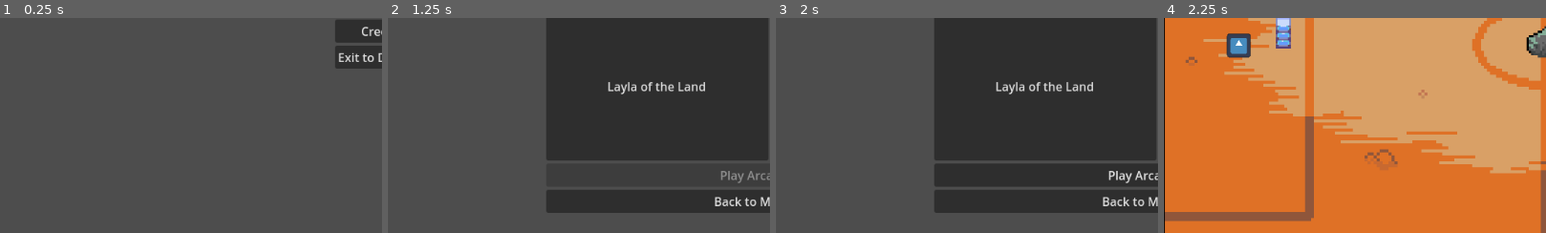
Above: before the commit, frames 1-4 (left to right).
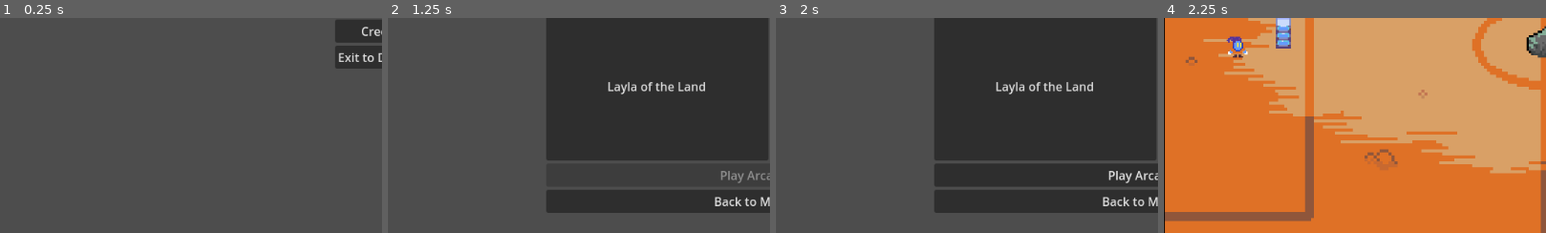
Above: after the commit, the same moments.

Repository: Imahilus/ArcanePong
Game: Godot game, scene res://Scenes/ScreenManager/ScreenManager.tscn
Same seed, same stepped clock (60 frames per second), same inputs: the game is played once before the commit and once after it. The engine's default icon, where the game draws it, is replaced by a stand-in: a white triangle on a blue panel in a dark square.
Inputs:
- Up to frame 1 (0.25 s): no input
- Up to frame 2 (1.25 s): click "Play Game" at 0.5 s
- Up to frame 3 (2 s): click "Centauri the Sleepy Star" at 1.25 s
- Up to frame 4 (2.25 s): click "Play Arcane Pong" at 2 s
The pictures show only the part of the screen within x 0-50%, y 50-100%; the shares and areas given below are measured in that part.

Frames 1-3 are identical in both runs. In frame 4, 0.7% of the frame differs, in the area x 16-23%, y 7-19%.

Commit message:
Animation update and creation of secondary particle system

Diff:
--- a/Scenes/Game/Wizard.gd
+++ b/Scenes/Game/Wizard.gd
@@ -61,6 +61,15 @@
 	else:
 		velocity = bumped
 
+	if direction == Vector2.ZERO:
+		$Sprite.play("idle")
+	else:
+		$Sprite.play("run")
+		if direction[0] < 0:
+			$Sprite.scale.x = -2
+		elif direction[0] > 0:
+			$Sprite.scale.x = 2
+
 	move_and_slide()
 	#Restrict the wizard from leaving the platform rectangle
 	position.x = clamp(position.x, _platform.position.x + $CollisionShape2D.shape.radius, _platform.position.x + _platform.get_node("CollisionShape2D").shape.size.x - $CollisionShape2D.shape.radius)
--- a/Scenes/Game/Wizard.tscn
+++ b/Scenes/Game/Wizard.tscn
@@ -1,8 +1,78 @@
-[gd_scene load_steps=7 format=3 uid="uid://qc1m1wloleov"]
+[gd_scene load_steps=17 format=3 uid="uid://qc1m1wloleov"]
 
 [ext_resource type="Script" path="res://Scenes/Game/Wizard.gd" id="1_ffral"]
 [ext_resource type="Texture2D" uid="uid://brlps1b7y47en" path="res://icon.svg" id="2_llbgg"]
 [ext_resource type="Script" path="res://Scripts/PhysicsModifications.gd" id="3_n64q3"]
+[ext_resource type="Texture2D" uid="uid://xvkrumaii5h5" path="res://Resources/Sprites/wizard16x16.png" id="3_ot0g4"]
+
+[sub_resource type="AtlasTexture" id="AtlasTexture_40yuj"]
+atlas = ExtResource("3_ot0g4")
+region = Rect2(0, 0, 16, 16)
+
+[sub_resource type="AtlasTexture" id="AtlasTexture_xlr4j"]
+atlas = ExtResource("3_ot0g4")
+region = Rect2(16, 0, 16, 16)
+
+[sub_resource type="AtlasTexture" id="AtlasTexture_4u3fl"]
+atlas = ExtResource("3_ot0g4")
+region = Rect2(32, 0, 16, 16)
+
+[sub_resource type="AtlasTexture" id="AtlasTexture_aeyw1"]
+atlas = ExtResource("3_ot0g4")
+region = Rect2(48, 0, 16, 16)
+
+[sub_resource type="AtlasTexture" id="AtlasTexture_soy0c"]
+atlas = ExtResource("3_ot0g4")
+region = Rect2(64, 0, 16, 16)
+
+[sub_resource type="AtlasTexture" id="AtlasTexture_nuy1n"]
+atlas = ExtResource("3_ot0g4")
+region = Rect2(80, 0, 16, 16)
+
+[sub_resource type="AtlasTexture" id="AtlasTexture_b66b5"]
+atlas = ExtResource("3_ot0g4")
+region = Rect2(96, 0, 16, 16)
+
+[sub_resource type="AtlasTexture" id="AtlasTexture_bo6en"]
+atlas = ExtResource("3_ot0g4")
+region = Rect2(112, 0, 16, 16)
+
+[sub_resource type="SpriteFrames" id="SpriteFrames_op1hu"]
+animations = [{
+"frames": [{
+"duration": 1.0,
+"texture": SubResource("AtlasTexture_40yuj")
+}],
+"loop": true,
+"name": &"idle",
+"speed": 5.0
+}, {
+"frames": [{
+"duration": 1.0,
+"texture": SubResource("AtlasTexture_xlr4j")
+}, {
+"duration": 1.0,
+"texture": SubResource("AtlasTexture_4u3fl")
+}, {
+"duration": 1.0,
+"texture": SubResource("AtlasTexture_aeyw1")
+}, {
+"duration": 1.0,
+"texture": SubResource("AtlasTexture_soy0c")
+}, {
+"duration": 1.0,
+"texture": SubResource("AtlasTexture_nuy1n")
+}, {
+"duration": 1.0,
+"texture": SubResource("AtlasTexture_b66b5")
+}, {
+"duration": 1.0,
+"texture": SubResource("AtlasTexture_bo6en")
+}],
+"loop": true,
+"name": &"run",
+"speed": 12.0
+}]
 
 [sub_resource type="CircleShape2D" id="CircleShape2D_l0d77"]
 radius = 16.0
@@ -17,12 +87,19 @@
 script = ExtResource("1_ffral")
 
 [node name="TextureRect" type="TextureRect" parent="."]
+visible = false
 offset_left = -16.0
 offset_top = -16.0
 offset_right = 112.0
 offset_bottom = 112.0
 scale = Vector2(0.25, 0.25)
 texture = ExtResource("2_llbgg")
+
+[node name="Sprite" type="AnimatedSprite2D" parent="."]
+scale = Vector2(2, 2)
+sprite_frames = SubResource("SpriteFrames_op1hu")
+animation = &"idle"
+autoplay = "idle"
 
 [node name="CollisionShape2D" type="CollisionShape2D" parent="."]
 shape = SubResource("CircleShape2D_l0d77")
--- a/Scenes/Projectiles/ProjectileFireball.tscn
+++ b/Scenes/Projectiles/ProjectileFireball.tscn
@@ -71,6 +71,39 @@
 [sub_resource type="CircleShape2D" id="CircleShape2D_1ft0j"]
 radius = 8.0
 
+[sub_resource type="Gradient" id="Gradient_elwad"]
+offsets = PackedFloat32Array(0.25, 0.550802, 0.791444)
+colors = PackedColorArray(1, 1, 0, 1, 1, 0, 0, 1, 0.320616, 0.00126016, 0.666909, 1)
+
+[sub_resource type="GradientTexture1D" id="GradientTexture1D_egagc"]
+gradient = SubResource("Gradient_elwad")
+
+[sub_resource type="Curve" id="Curve_jdlbt"]
+_data = [Vector2(0, 1), 0.0, 0.0, 0, 0, Vector2(1, 0.263736), 0.0, 0.0, 0, 0]
+point_count = 2
+
+[sub_resource type="CurveTexture" id="CurveTexture_iiceq"]
+curve = SubResource("Curve_jdlbt")
+
+[sub_resource type="ParticleProcessMaterial" id="ParticleProcessMaterial_vgqn8"]
+lifetime_randomness = 0.5
+particle_flag_disable_z = true
+emission_shape = 1
+emission_sphere_radius = 8.0
+direction = Vector3(-1, 0, 0)
+spread = 110.0
+initial_velocity_min = 120.0
+initial_velocity_max = 240.0
+angular_velocity_min = -100.0
+angular_velocity_max = 100.0
+gravity = Vector3(0, 0, 0)
+scale_min = 5.0
+scale_max = 10.0
+scale_curve = SubResource("CurveTexture_iiceq")
+color_ramp = SubResource("GradientTexture1D_egagc")
+hue_variation_min = -0.1
+hue_variation_max = 0.1
+
 [sub_resource type="Curve" id="Curve_3rxv6"]
 _data = [Vector2(0, 1), 0.0, 1.4, 0, 0, Vector2(0.773333, 0.384615), 0.0, 0.0, 0, 0, Vector2(1, 0), 0.0, 0.0, 0, 0]
 point_count = 3
@@ -138,6 +171,15 @@
 
 [node name="ExplosionFire" type="GPUParticles2D" parent="."]
 emitting = false
+amount = 70
+process_material = SubResource("ParticleProcessMaterial_vgqn8")
+lifetime = 0.4
+one_shot = true
+preprocess = 0.1
+explosiveness = 0.71
+
+[node name="ExplosionFireOld" type="GPUParticles2D" parent="."]
+emitting = false
 amount = 250
 process_material = SubResource("ParticleProcessMaterial_7lwh8")
 lifetime = 0.4
Not shown: 1 places in Scenes/Projectiles/ProjectileFireball.tscn that only renumber resources
